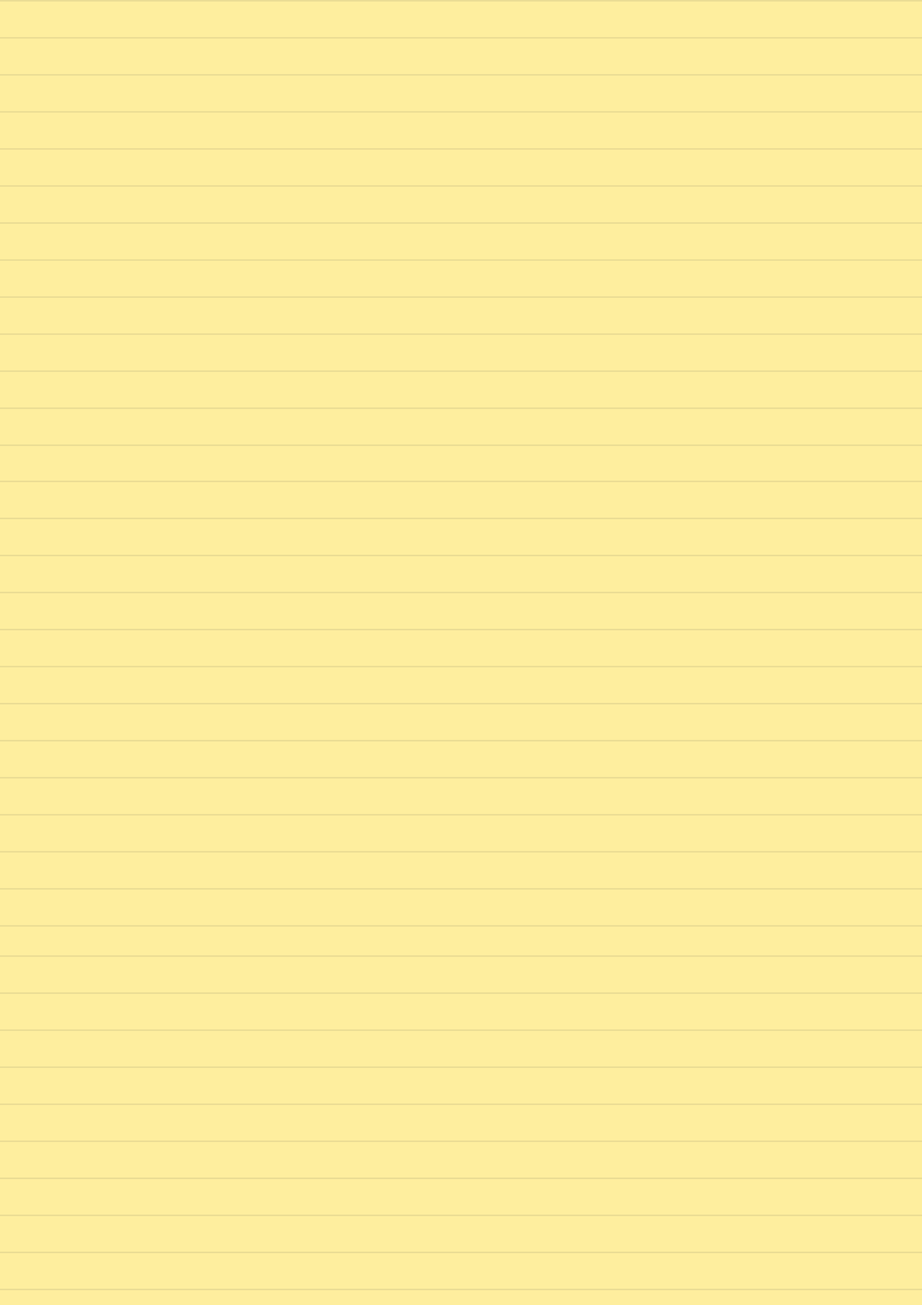
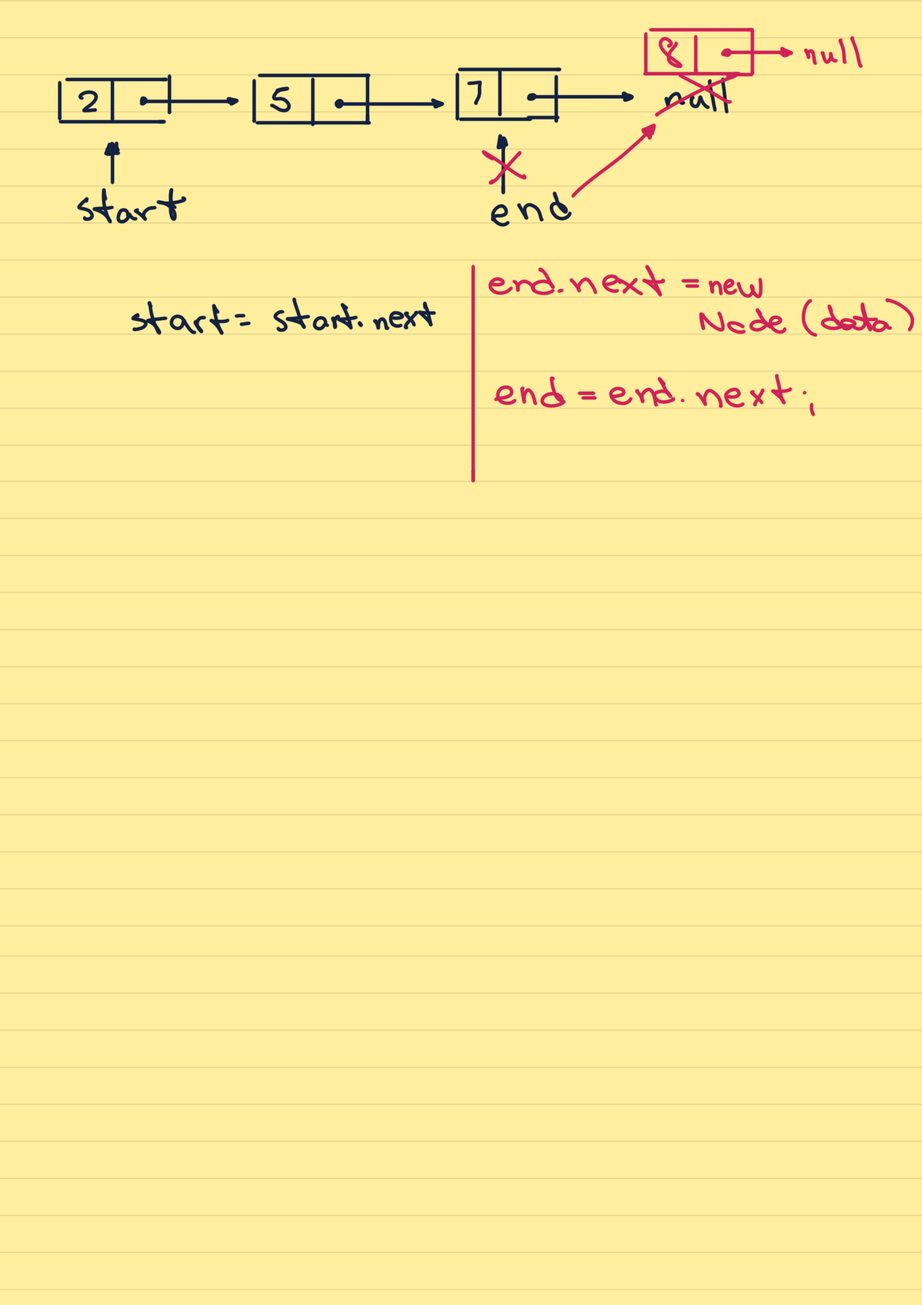
Layers edited between the first and the second 922px x 1305px image:
added layer "Layer3" above "Layer2" over (x1=57, y1=27, x2=916, y2=484)
